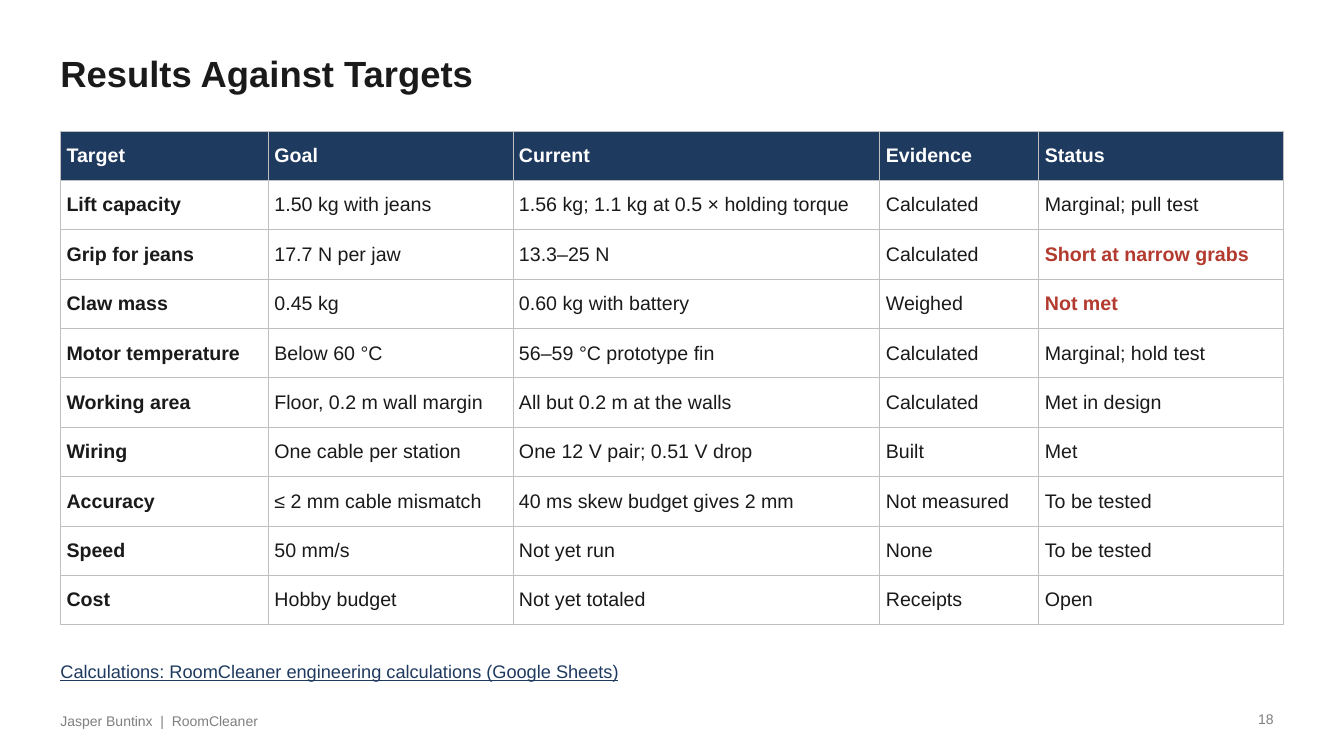
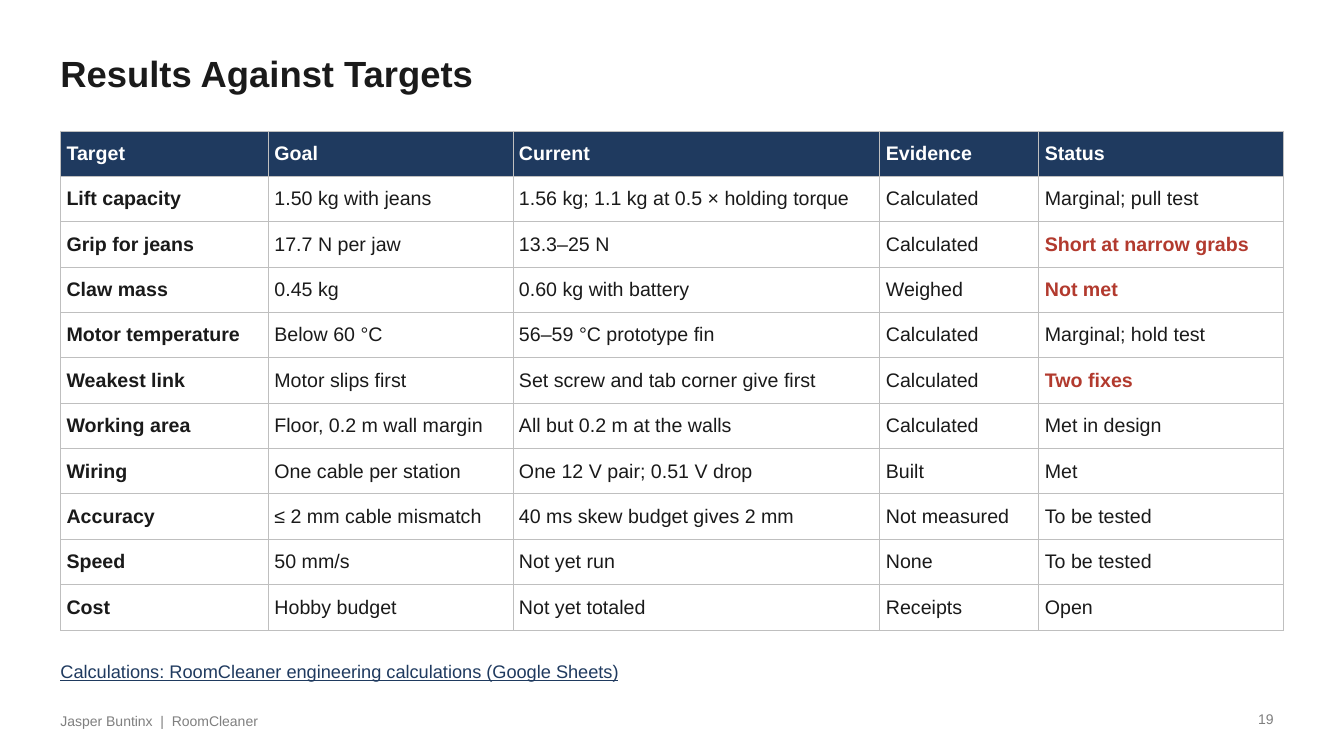
Before and after one commit to Jaspario1199/RoomCleaner, a slide deck: slide 19 of docs/presentation/deck_v8/RoomCleaner_Buntinx_Oct27_v8.pptx (slide 18 before the commit). Drawn at 1344x756 pixels with LibreOffice and Linux fonts; fonts in the diff are those of the drawing. Boxes give left, top, right and bottom in pixels: in the first picture for what was removed or moved away, otherwise in the second. Text is boxed around its words. In the diff, an @@ line names an element or a change of style, - is before the commit and + after.

```diff
--- a/docs/presentation/deck_v8/RoomCleaner_Buntinx_Oct27_v8.pptx
+++ b/docs/presentation/deck_v8/RoomCleaner_Buntinx_Oct27_v8.pptx
@@ table at box(60, 131, 1285, 622) @@
+row 6: Weakest link | Motor slips first | Set screw and tab corner give first | Calculated | Two fixes
```
Also in this commit, not shown: 2 other slides changed, 1 slide added, 4 other files.
